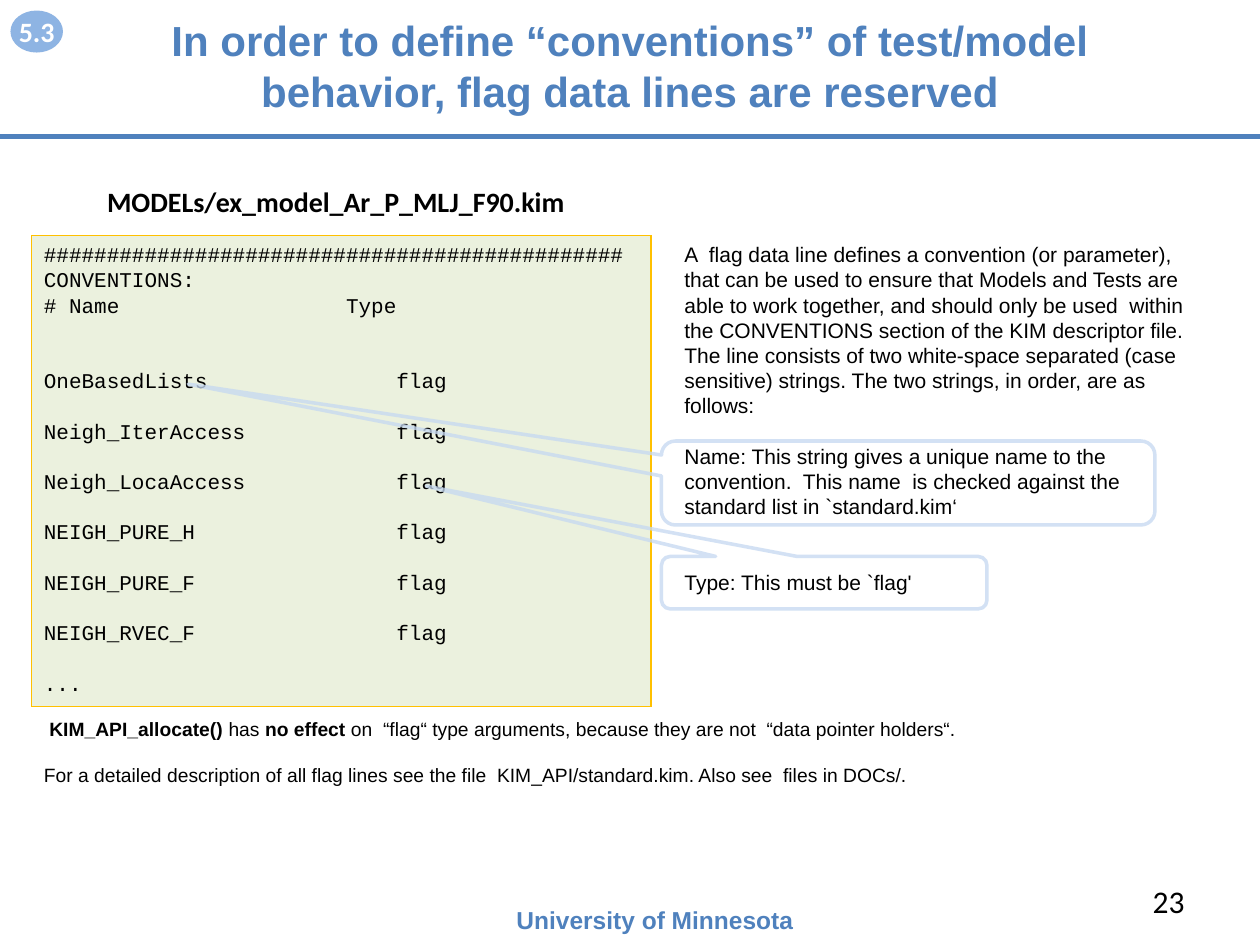
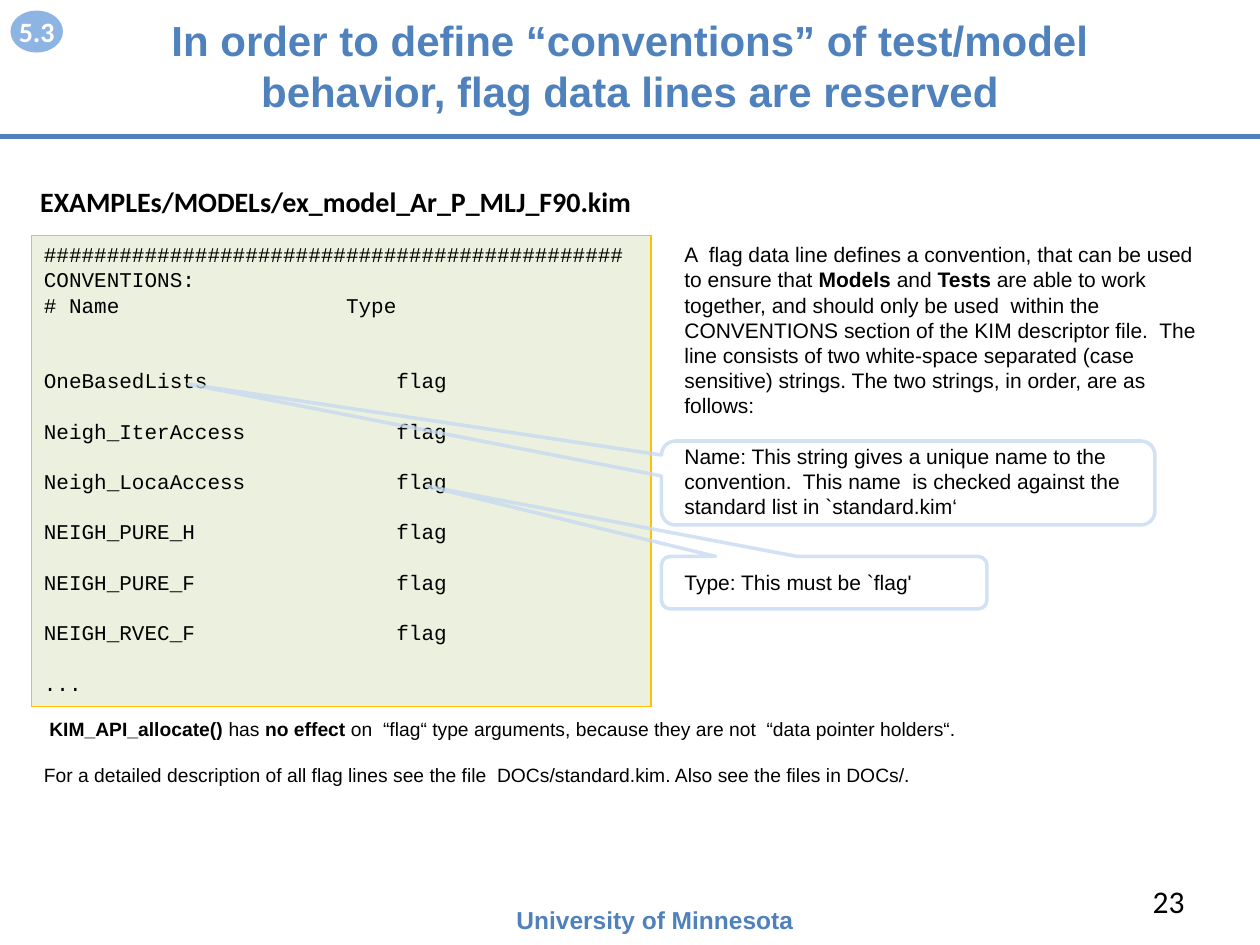
Before and after one commit to openkim/kim-api, a slide deck: slide 23 of DOCs/openkim-api-introduction.pptx. Drawn at 1260x945 pixels with LibreOffice and Linux fonts; fonts in the diff are those of the drawing. Boxes give left, top, right and bottom in pixels: in the first picture for what was removed or moved away, otherwise in the second. Text is boxed around its words. In the diff, an @@ line names an element or a change of style, - is before the commit and + after.

```diff
--- a/DOCs/openkim-api-introduction.pptx
+++ b/DOCs/openkim-api-introduction.pptx
@@ text at (x1=40, y1=192, x2=631, y2=216): text changed @@
-MODELs/ex_model_Ar_P_MLJ_F90.kim
+EXAMPLEs/MODELs/ex_model_Ar_P_MLJ_F90.kim
@@ text at (x1=684, y1=246, x2=1195, y2=414): text changed @@
-A flag data line defines a convention (or parameter), that can be used to ensure that Models and Tests are able to work together, and should only be used within the CONVENTIONS section of the KIM descriptor file. The line consists of two white-space separated (case sensitive) strings. The two strings, in order, are as follows:
+A flag data line defines a convention, that can be used to ensure that Models and Tests are able to work together, and should only be used within the CONVENTIONS section of the KIM descriptor file. The line consists of two white-space separated (case sensitive) strings. The two strings, in order, are as follows:
@@ text at (x1=44, y1=768, x2=909, y2=786): text changed @@
-For a detailed description of all flag lines see the file KIM_API/standard.kim. Also see files in DOCs/.
+For a detailed description of all flag lines see the file DOCs/standard.kim. Also see the files in DOCs/.
```
Also in this commit, not shown: 24 other slides changed, 1 other file.
